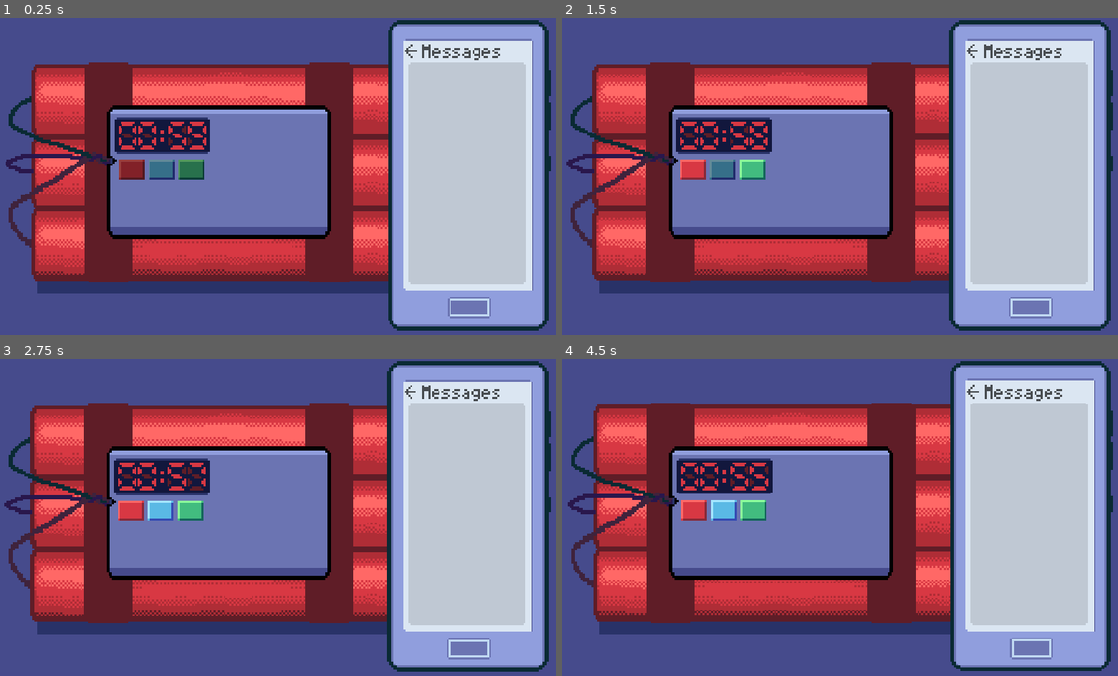
Above: before the commit, frames 1-4 (two rows, left to right).
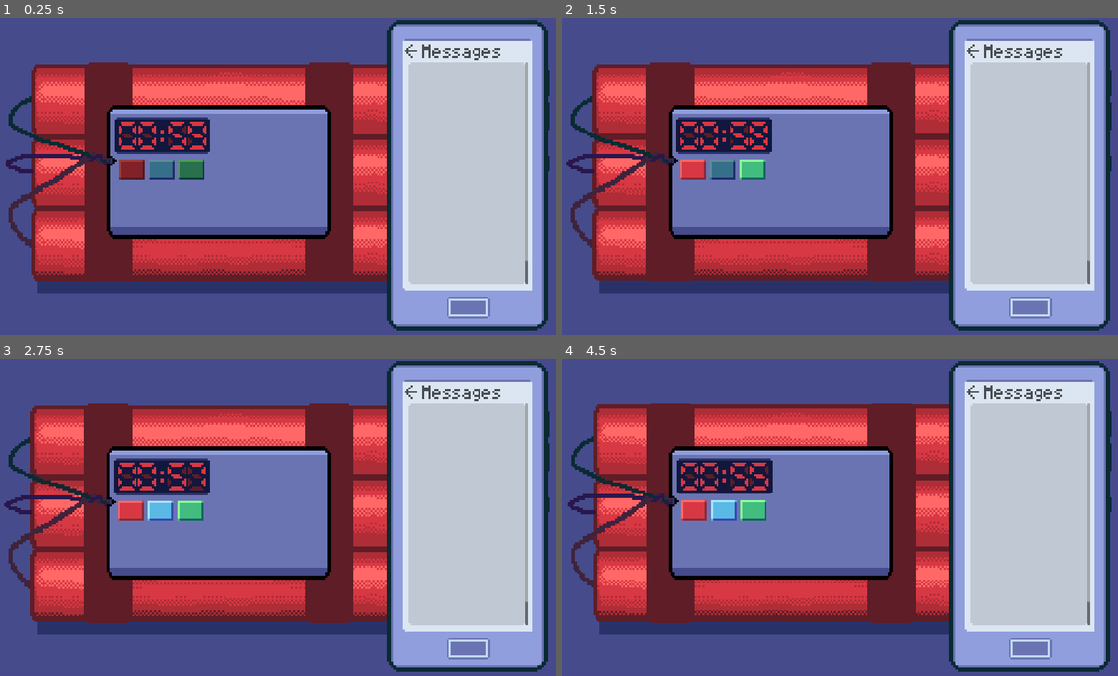
Above: after the commit, the same moments.

Repository: Mr-Excoem/brackeys-jam-2026-2
Game: Godot game, scene res://main.tscn
Same seed, same stepped clock (60 frames per second), same inputs: the game is played once before the commit and once after it. The project has no main scene, so this scene is started directly.
Inputs (mouse positions are in pixels of both pictures, inside the frame that each line leads up to):
- Up to frame 1 (0.25 s): no input
- Up to frame 2 (1.5 s): click (695, 170) at 0.5 s; click (751, 170) at 1.25 s
- Up to frame 3 (2.75 s): click (161, 511) at 2 s
- Up to frame 4 (4.5 s): tap Enter at 2.75 s; move the mouse to (967, 504) at 2.77 s; hold Right 2.78-3.53 s; tap Alt at 2.85, 4.35 s; click (967, 504) at 2.92 s; tap Space at 3.5 s; move the mouse to (728, 536) at 3.52 s; hold Down 3.53-4.28 s; tap Shift at 3.6 s; move the mouse to (895, 447) at 4.27 s; hold Right from 4.28 s (still down)

The runs differ from the first frame. In frame 1, 1.4% of the frame differs, in the area x 69-100%, y 0-99%; in frame 2, 1.0%; in frame 3, 1.1%; in frame 4, 1.9%.

Commit message:
added text messages

Diff:
--- a/brackeys-2026/main.tscn
+++ b/brackeys-2026/main.tscn
@@ -39,15 +39,34 @@
 offset_right = 1028.0
 offset_bottom = 294.0
 
-[node name="PhoneScreen" type="Sprite2D" parent="." unique_id=1556806289]
+[node name="Phone" type="Node" parent="." unique_id=1693356803]
+
+[node name="PhoneScreen" type="Sprite2D" parent="Phone" unique_id=1556806289]
 position = Vector2(955, 317)
 scale = Vector2(4, 4)
 texture = ExtResource("4_1bvp3")
 
-[node name="PhoneBorder" type="Sprite2D" parent="." unique_id=416484582]
-position = Vector2(957, 317)
+[node name="PhoneBorder" type="Sprite2D" parent="Phone" unique_id=416484582]
+position = Vector2(955, 317)
 scale = Vector2(4, 4)
 texture = ExtResource("5_lquwl")
+
+[node name="ChatScroll" type="ScrollContainer" parent="Phone" unique_id=1076664663]
+custom_minimum_size = Vector2(241, 447)
+offset_left = 838.0
+offset_top = 89.0
+offset_right = 1079.0
+offset_bottom = 536.0
+horizontal_scroll_mode = 0
+
+[node name="ChatMessages" type="VBoxContainer" parent="Phone/ChatScroll" unique_id=1784019997]
+custom_minimum_size = Vector2(0, 500)
+layout_mode = 2
+
+[node name="TextMessageA" type="RichTextLabel" parent="Phone/ChatScroll/ChatMessages" unique_id=602462938]
+layout_mode = 2
+theme_override_colors/default_color = Color(0.116397105, 0.12473061, 0.13306138, 1)
+text = "The blue light is on."
 
 [connection signal="pressed" from="RedLight" to="." method="_on_red_light_pressed"]
 [connection signal="pressed" from="BlueLight" to="." method="_on_blue_light_pressed"]
